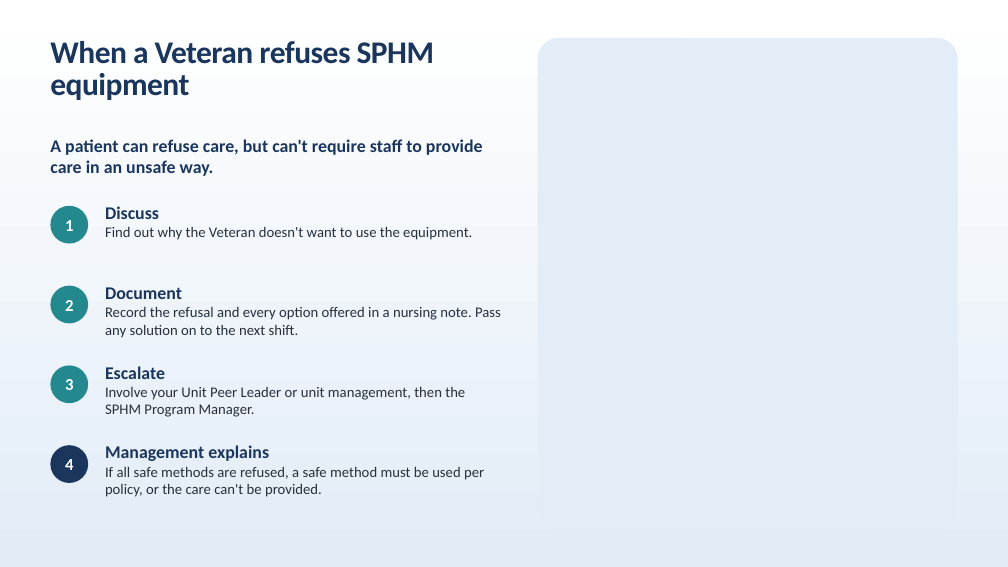
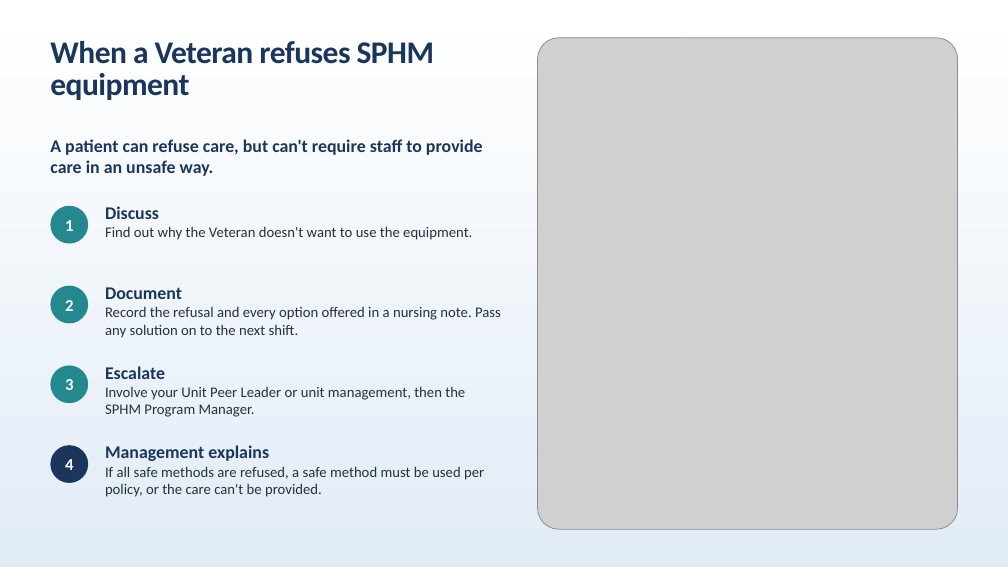
Before and after one commit to danielagbogidi/SPHM-NNO-Intro-Presentation, a slide deck: slide 10 of FY27/NNO/2. SPHM directive, concepts & Policies - redesigned.pptx. Drawn at 1008x567 pixels with LibreOffice and Linux fonts; fonts in the diff are those of the drawing; grey boxes stand for pictures. Boxes give left, top, right and bottom in pixels: in the first picture for what was removed or moved away, otherwise in the second. Text is boxed around its words. In the diff, an @@ line names an element or a change of style, - is before the commit and + after.

```diff
--- a/FY27/NNO/2. SPHM directive, concepts & Policies - redesigned.pptx
+++ b/FY27/NNO/2. SPHM directive, concepts & Policies - redesigned.pptx
@@ rounded rectangle removed at <box>538,38,958,529</box> @@
@@ picture added at <box>538,38,958,529</box> @@
```
Also in this commit, not shown: 4 other slides changed, 5 other files.
